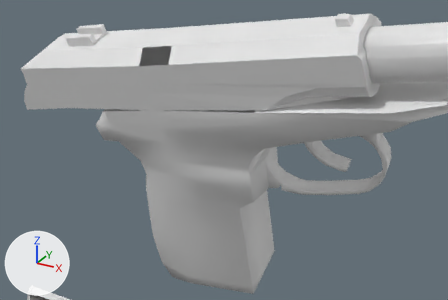
Renders of the OBJ model Vertex_Animation_Compiler/Assets/Makarov_Pistol_Reload148.obj from each side of a commit.
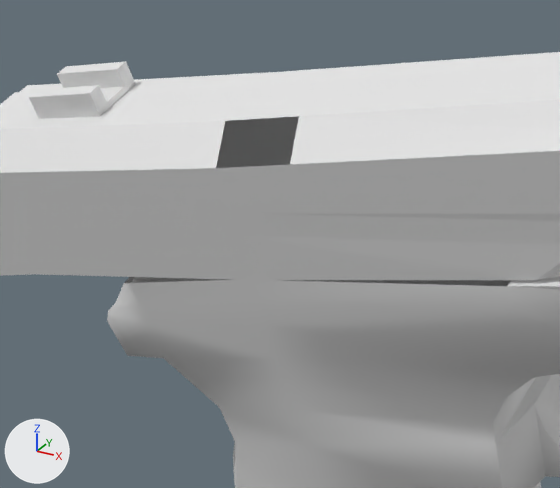
Old and new are each drawn from a 50 mm lens placed at (0.4616, -0.3017, 0.0075), pointed at (0.3655, -0.127, -0.0798) and again close up on the part from 12% to 61% of the width and 0% to 64% of the height. Arrows for +X, +Y and +Z are at lower left; the lights stay in place. Where no turn or scale is listed for an object, it has been applied to the vertices.

Script lines for the objects in view, before the commit:
```python
me_rest_of_the_gun_sphere = bpy.data.meshes.new('Rest_of_the_gun_Sphere')
me_rest_of_the_gun_sphere.from_pydata(...)  # 272 vertices, 519 faces; spans x 0.3106..0.4562, y -0.1331..-0.0813, z -0.1591..-0.0255
# before: 164 (0.3781, -0.1084, -0.0545), 166 (0.3175, -0.1331, -0.0722) at pixel (123, 283), 175 (0.3188, -0.1331, -0.0718) at pixel (130, 282), 178 (0.3795, -0.1325, -0.0618) at pixel (507, 286), 179 (0.3393, -0.1331, -0.0677) at pixel (244, 279)
# before: 180 (0.3174, -0.109, -0.0646), 181 (0.3379, -0.109, -0.0604), 183 (0.316, -0.109, -0.0649)
me_top_slider_sphere_001 = bpy.data.meshes.new('Top_Slider_Sphere.001')
me_top_slider_sphere_001.from_pydata(...)  # 127 vertices, 227 faces; spans x 0.2777..0.4158, y -0.1391..-0.109, z -0.0779..-0.0286
ob_rest_of_the_gun_sphere = bpy.data.objects.new('Rest_of_the_gun_Sphere', me_rest_of_the_gun_sphere)
ob_rest_of_the_gun_sphere.location = (0.0, 0.0, 0.0)
ob_top_slider_sphere_001 = bpy.data.objects.new('Top_Slider_Sphere.001', me_top_slider_sphere_001)
ob_top_slider_sphere_001.location = (0.0, 0.0, 0.0)
```
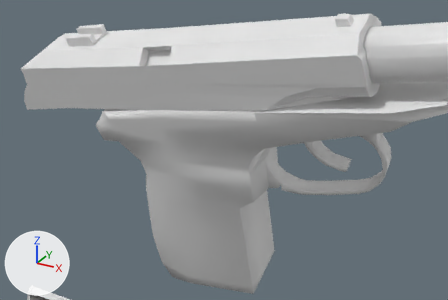
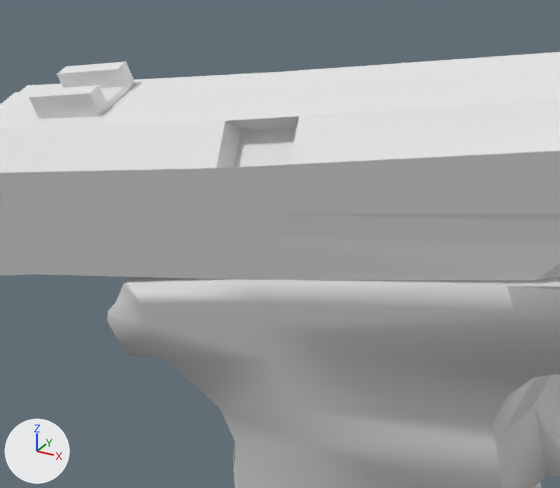
What differs and where, as boxes (x1, y1, x2, y2) in the close-ups (560 x 488 px):
part 1 of me_rest_of_the_gun_sphere, added
    after: (125, 277, 511, 286)
part 2 of me_top_slider_sphere_001, added
    after: (216, 116, 299, 168)

The edits, one by one:
me_rest_of_the_gun_sphere has 272 vertices, 519 faces and spans x 0.3106..0.4562, y -0.1331..-0.0813, z -0.1591..-0.0255.
me_rest_of_the_gun_sphere is used by ob_rest_of_the_gun_sphere; location (0.0, 0.0, 0.0).
Verts and faces of me_rest_of_the_gun_sphere; kept vertices keep their numbers, new ones are numbered from 272.
Part 1, on me_rest_of_the_gun_sphere:
New faces: (164, 181, 179), (175, 179, 181), (166, 175, 183), (164, 179, 178), (175, 181, 180), (175, 180, 183).
me_top_slider_sphere_001 is used by ob_top_slider_sphere_001; location (0.0, 0.0, 0.0).
me_top_slider_sphere_001 had 127 vertices, 227 faces and spanned x 0.2777..0.4158, y -0.1391..-0.109, z -0.0779..-0.0286.
me_top_slider_sphere_001 now has 131 vertices, 237 faces and spans x 0.2777..0.4158, y -0.1391..-0.109, z -0.0779..-0.0286.
Part 2, on me_top_slider_sphere_001:
4 vertices are added at (0.3512, -0.135, -0.0505), (0.3396, -0.1353, -0.0525), (0.3503, -0.1312, -0.0451), (0.3387, -0.1314, -0.0471).
10 new faces join them.
